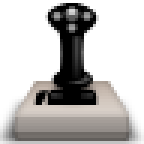
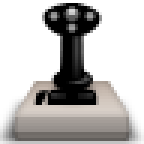
Layered file, before and after one edit (144 x 144). Changes by layer:
painted on "Buttons" over [48, 9, 96, 21]
painted on "Handle" over [42, 3, 102, 90]
painted on "Shaft" over [63, 93, 81, 99]
